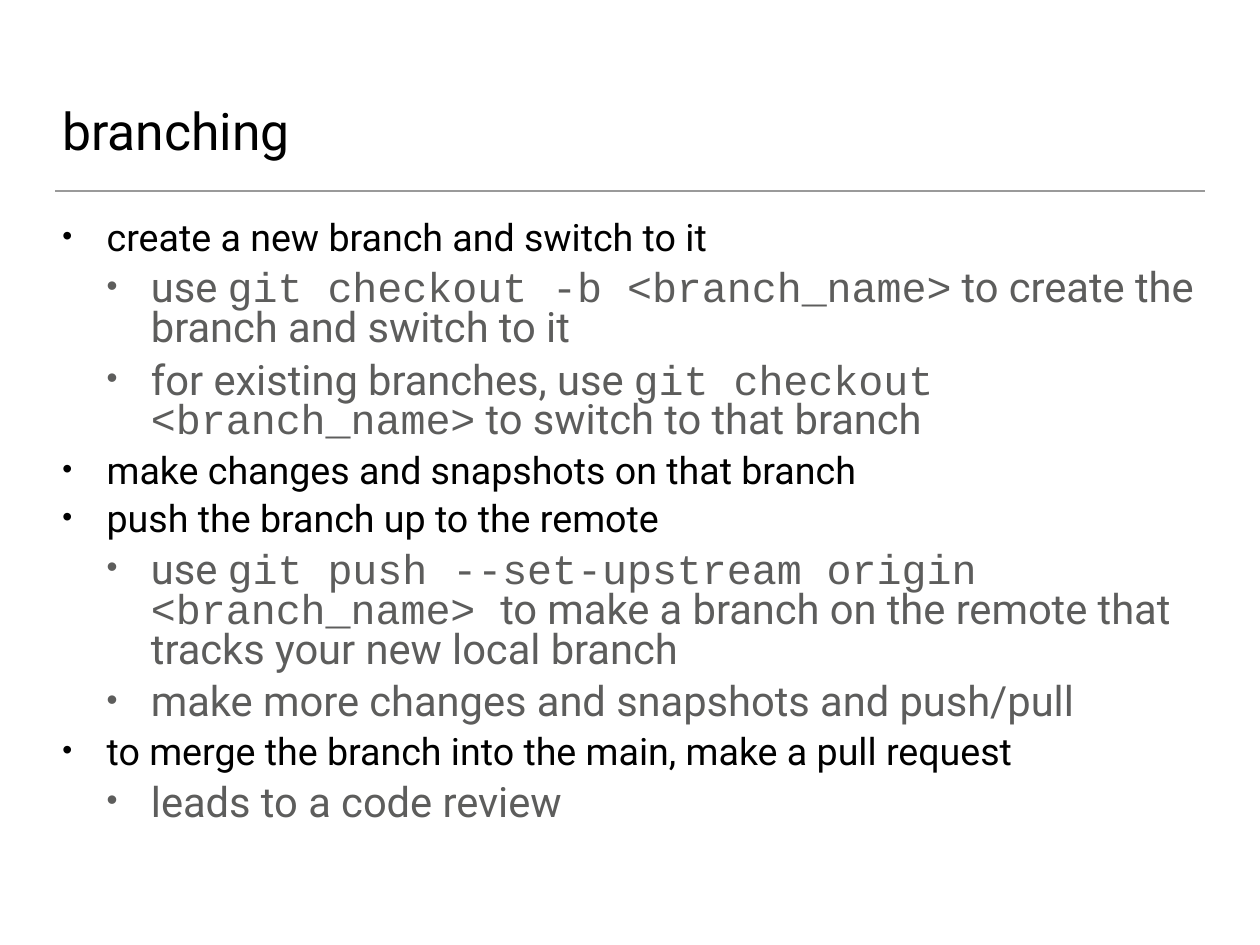
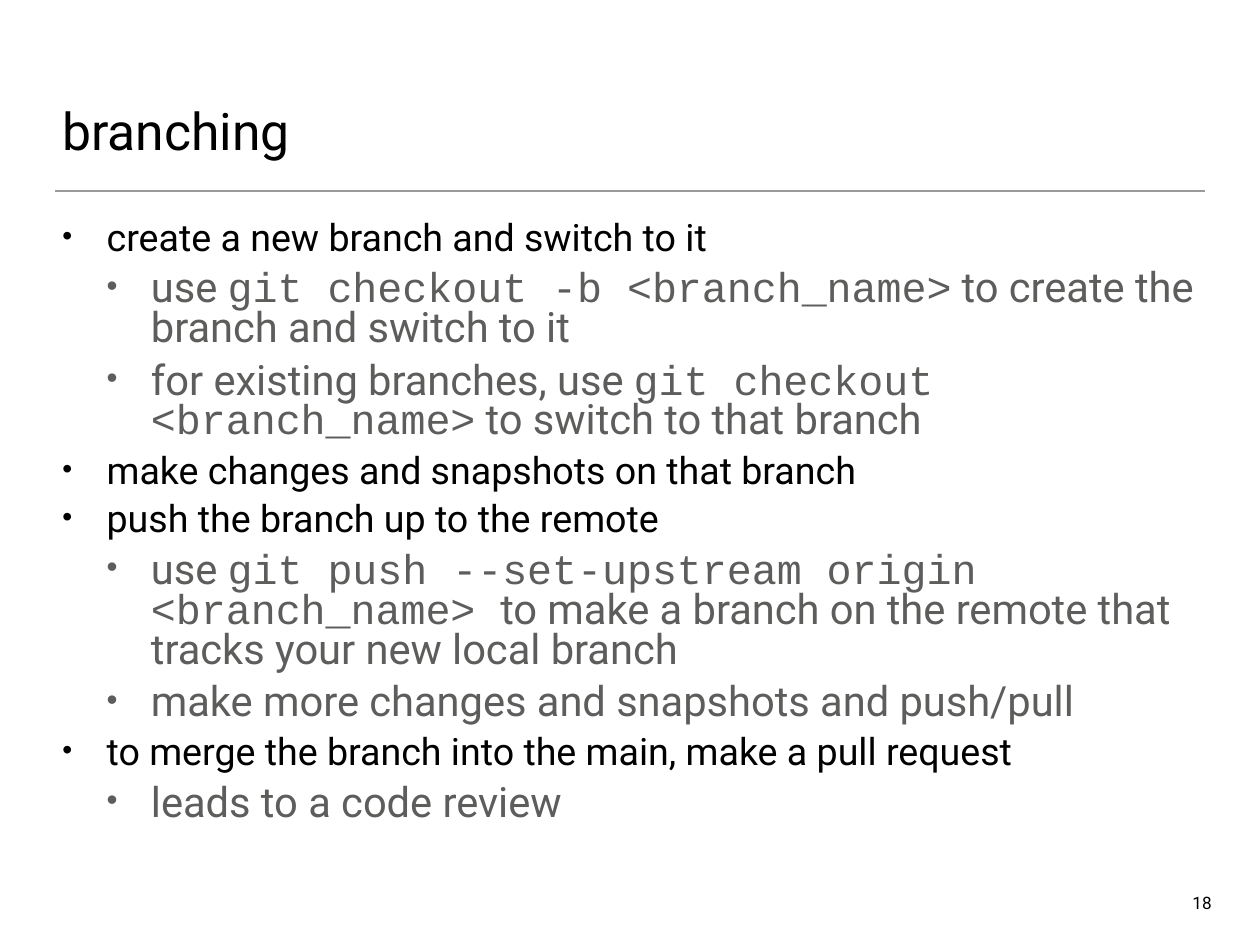
Before and after one commit to UWSEDS/lecture-materials, a slide deck: slide 18 of 04_jupyter_and_python_intro/04_git_intro.pptx (slide 19 before the commit). Drawn at 1260x945 pixels with LibreOffice and Linux fonts; fonts in the diff are those of the drawing. Boxes give left, top, right and bottom in pixels: in the first picture for what was removed or moved away, otherwise in the second. Text is boxed around its words. In the diff, an @@ line names an element or a change of style, - is before the commit and + after.

```diff
--- a/04_jupyter_and_python_intro/04_git_intro.pptx
+++ b/04_jupyter_and_python_intro/04_git_intro.pptx
@@ page number added at bbox=[1192, 896, 1211, 909], 9.8 pt, text #000000 @@
+18
```
Also in this commit, not shown: 21 other slides changed, 1 slide removed.
